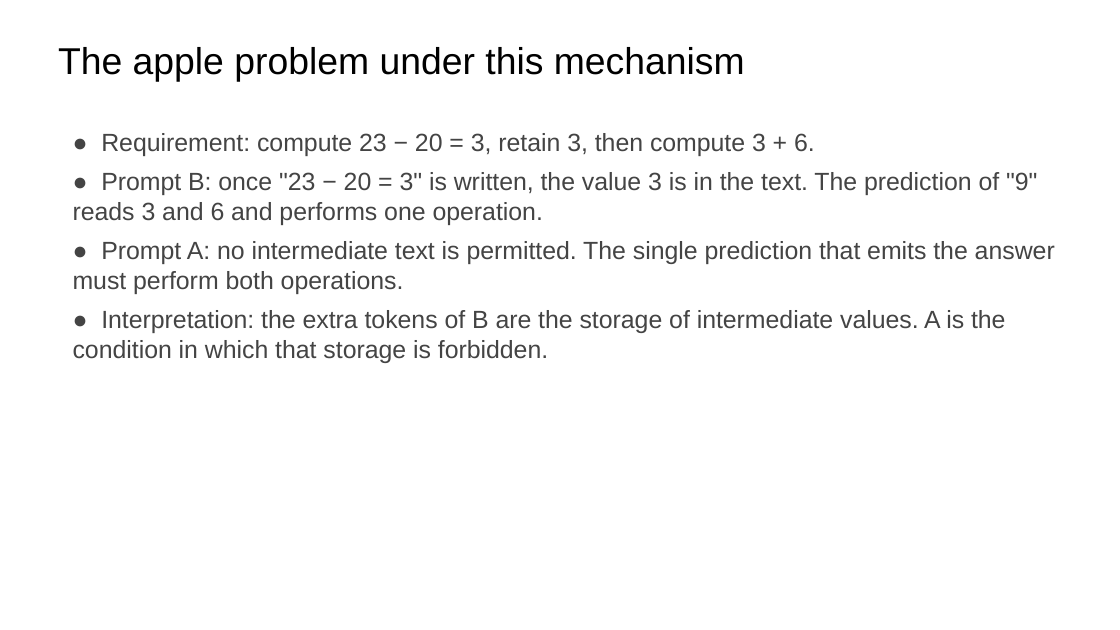
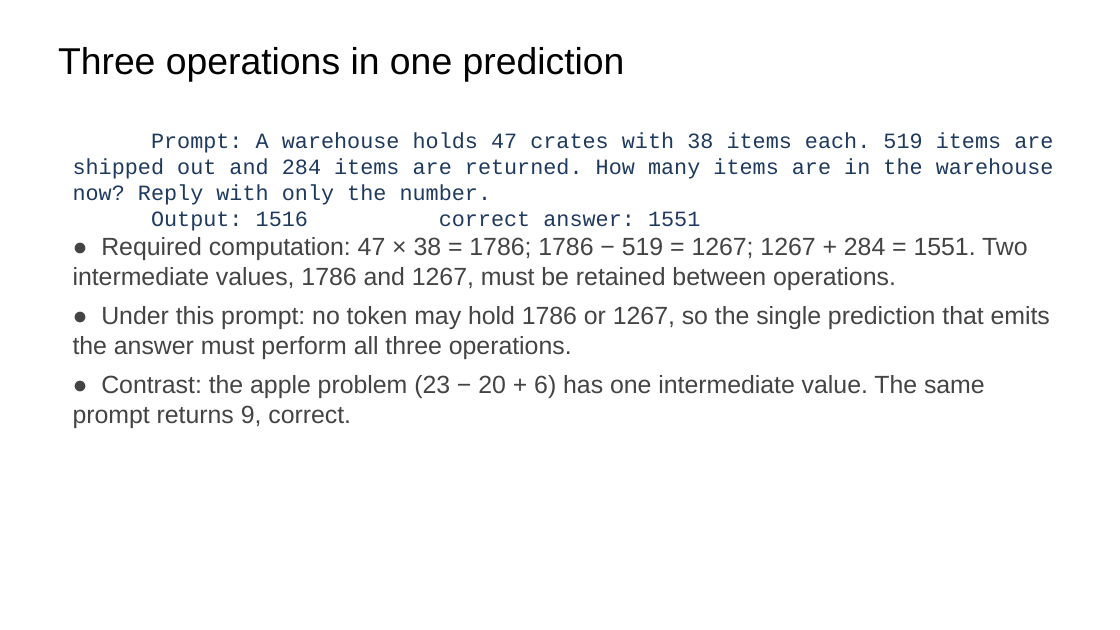
Before and after one commit to ralbu85/stml_2026, a slide deck: slide 9 of lectures/week02/slides-draft-w2.pptx. Drawn at 1120x630 pixels with LibreOffice and Linux fonts; fonts in the diff are those of the drawing. Boxes give left, top, right and bottom in pixels: in the first picture for what was removed or moved away, otherwise in the second. Text is boxed around its words. In the diff, an @@ line names an element or a change of style, - is before the commit and + after.

```diff
--- a/lectures/week02/slides-draft-w2.pptx
+++ b/lectures/week02/slides-draft-w2.pptx
@@ text at (58, 47, 625, 81): text changed @@
-The apple problem under this mechanism
+Three operations in one prediction
@@ text at (73, 132, 1054, 428): text changed @@
-● Requirement: compute 23 − 20 = 3, retain 3, then compute 3 + 6.
-● Prompt B: once "23 − 20 = 3" is written, the value 3 is in the text. The prediction of "9" reads 3 and 6 and performs one operation.
-● Prompt A: no intermediate text is permitted. The single prediction that emits the answer must perform both operations.
-● Interpretation: the extra tokens of B are the storage of intermediate values. A is the condition in which that storage is forbidden.
+Prompt: A warehouse holds 47 crates with 38 items each. 519 items are shipped out and 284 items are returned. How many items are in the warehouse now? Reply with only the number.
+Output: 1516 correct answer: 1551
+● Required computation: 47 × 38 = 1786; 1786 − 519 = 1267; 1267 + 284 = 1551. Two intermediate values, 1786 and 1267, must be retained between operations.
+● Under this prompt: no token may hold 1786 or 1267, so the single prediction that emits the answer must perform all three operations.
+● Contrast: the apple problem (23 − 20 + 6) has one intermediate value. The same prompt returns 9, correct.
```
Also in this commit, not shown: 2 other slides changed, 1 slide removed, 1 other file.
